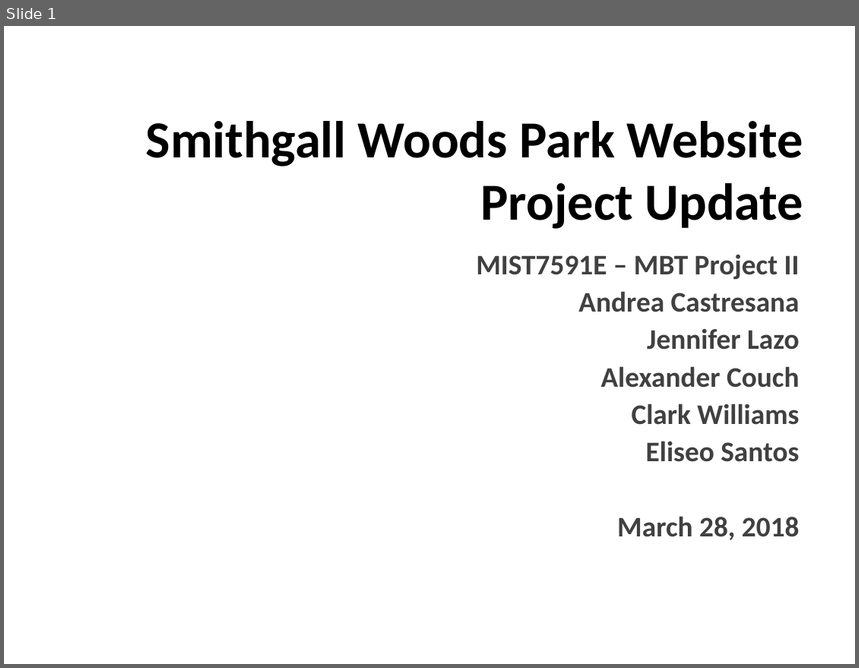
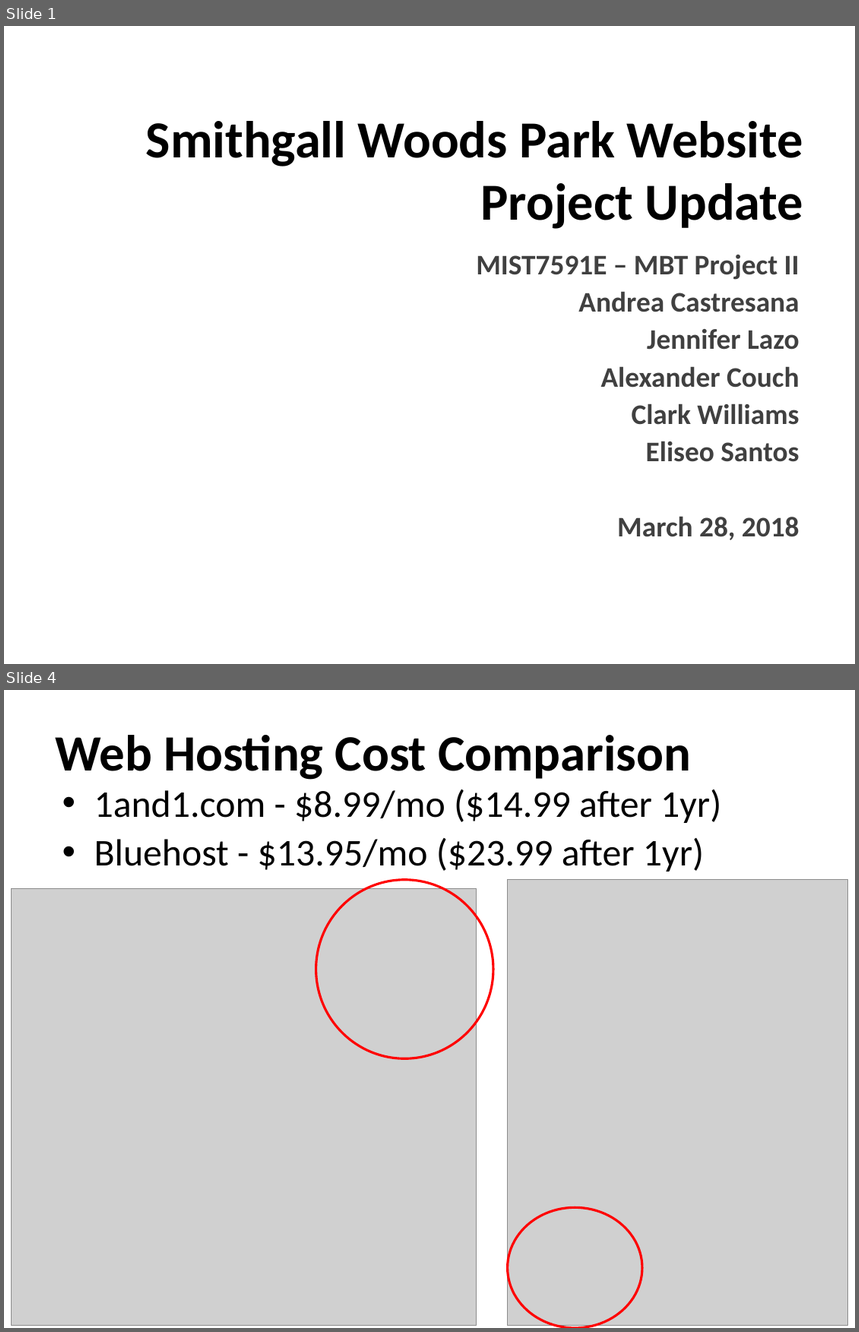
Before and after one commit to ehsantos11/MIST7590-Smithgall-Project, a slide deck: SGW Project Update 28Mar18.pptx. Shown one above the other, each under a label of ours: slide 1 before the commit, slides 1 and 4 after it; the slides between them are not shown. The pictures are 859x668 and 859x1332 pixels, drawn with LibreOffice and Linux fonts; fonts in the diff are those of the drawing; grey boxes stand for pictures; background and template pictures are left out. Boxes give left, top, right and bottom in pixels: in the first picture for what was removed or moved away, otherwise in the second. Text is boxed around its words. In the diff, an @@ line names an element or a change of style, - is before the commit and + after.

```diff
--- a/SGW Project Update 28Mar18.pptx
+++ b/SGW Project Update 28Mar18.pptx
@@ slide 4 added at bbox=[4, 690, 855, 1328], background picture (left out) @@
@@ title added at bbox=[55, 735, 691, 780], 43 pt, text #000000, bold @@
+Web Hosting Cost Comparison
@@ text added at bbox=[94, 790, 721, 872], 32 pt, text #000000 @@
+• 1and1.com - $8.99/mo ($14.99 after 1yr)
+• Bluehost - $13.95/mo ($23.99 after 1yr)
@@ picture added at bbox=[11, 888, 477, 1325] @@
@@ ellipse added at bbox=[316, 880, 493, 1059], outline #FF0000 2 pt @@
@@ picture added at bbox=[508, 880, 848, 1326] @@
@@ ellipse added at bbox=[508, 1208, 642, 1328], outline #FF0000 2 pt @@
```
Also in this commit, not shown: 3 slides changed, 1 other slide added.
